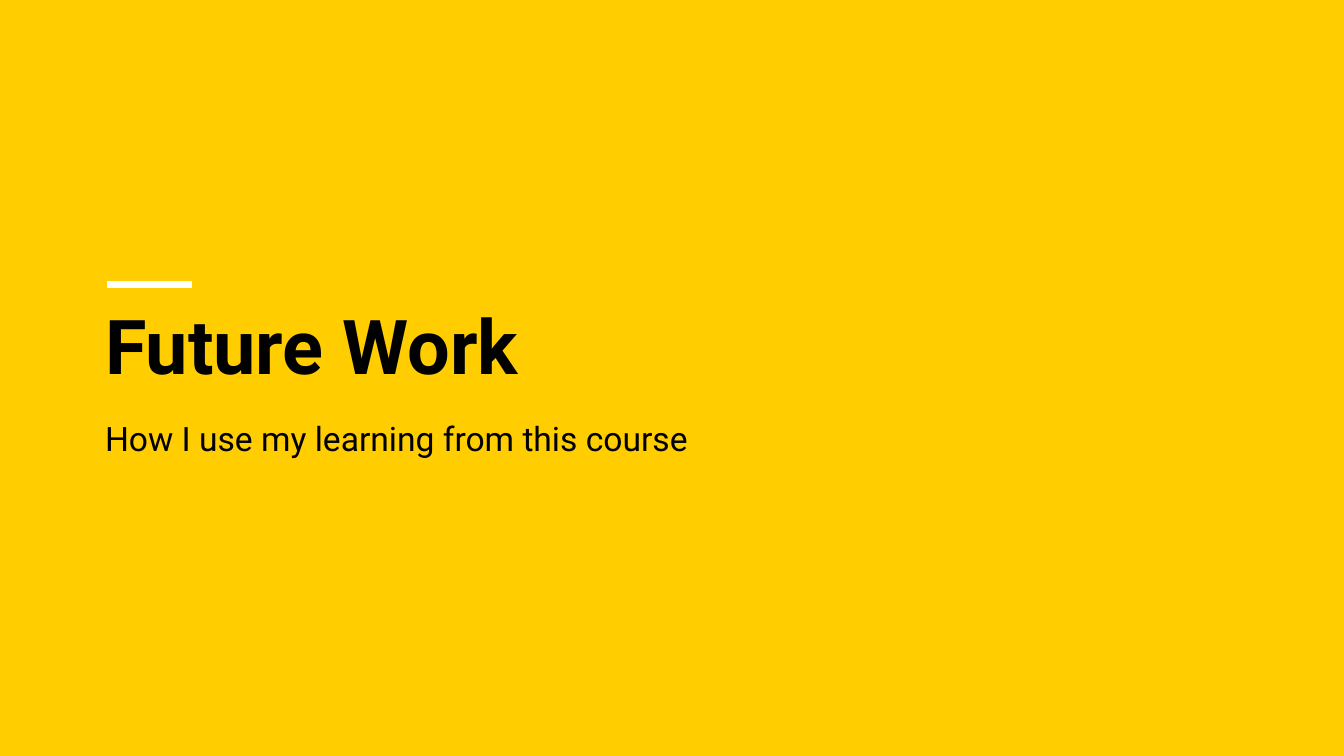
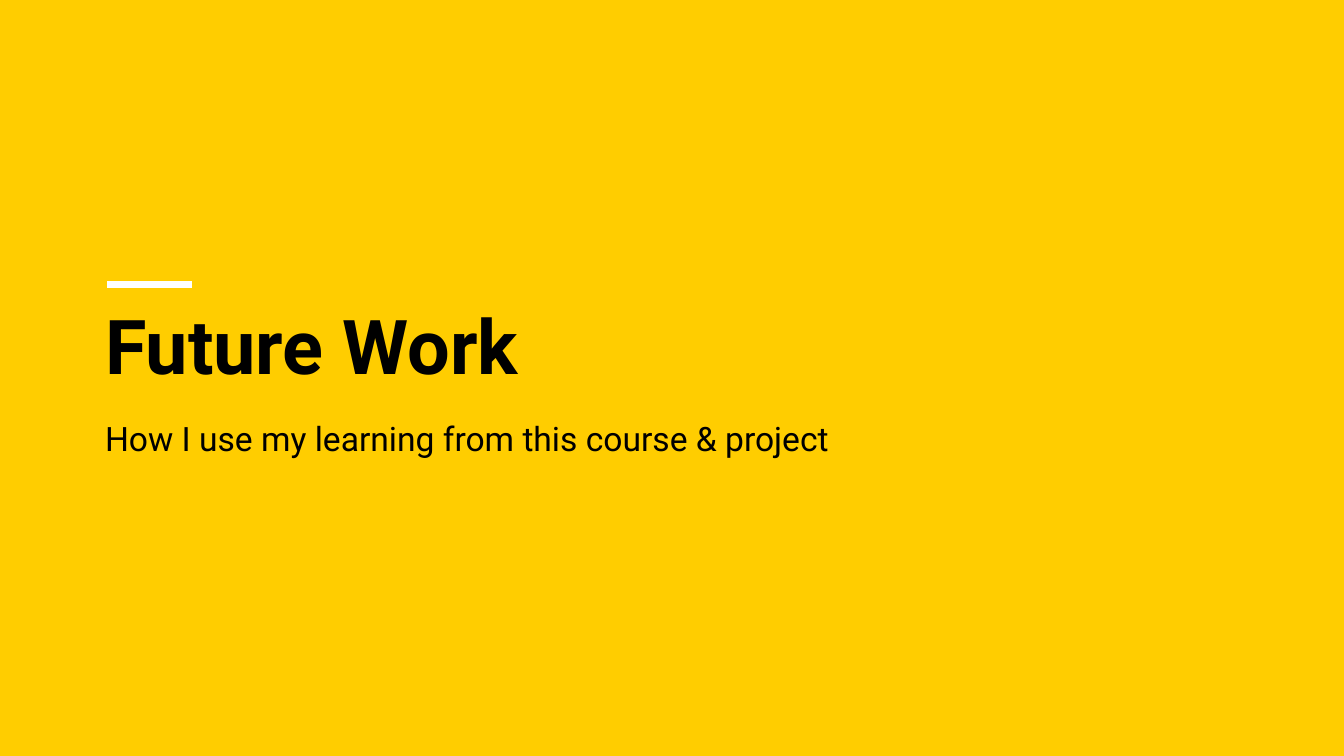
Before and after one commit to mattnkrueger/cs-4980--real-time-cyber-physical-systems, a slide deck: slide 50 of project/final_project-comparison_of_thread_zigbee_and_zwave_for_home_automation.pptx (slide 36 before the commit). Drawn at 1344x756 pixels with LibreOffice and Linux fonts; fonts in the diff are those of the drawing. Boxes give left, top, right and bottom in pixels: in the first picture for what was removed or moved away, otherwise in the second. Text is boxed around its words. In the diff, an @@ line names an element or a change of style, - is before the commit and + after.

Commit message:
adding final powerpoint. completed all course contents

```diff
--- a/project/final_project-comparison_of_thread_zigbee_and_zwave_for_home_automation.pptx
+++ b/project/final_project-comparison_of_thread_zigbee_and_zwave_for_home_automation.pptx
@@ subtitle at [105, 425, 828, 458]: text changed @@
-How I use my learning from this course
+How I use my learning from this course & project
```
Also in this commit, not shown: 31 other slides changed, 20 slides added, 7 slides removed, 2 other files.
